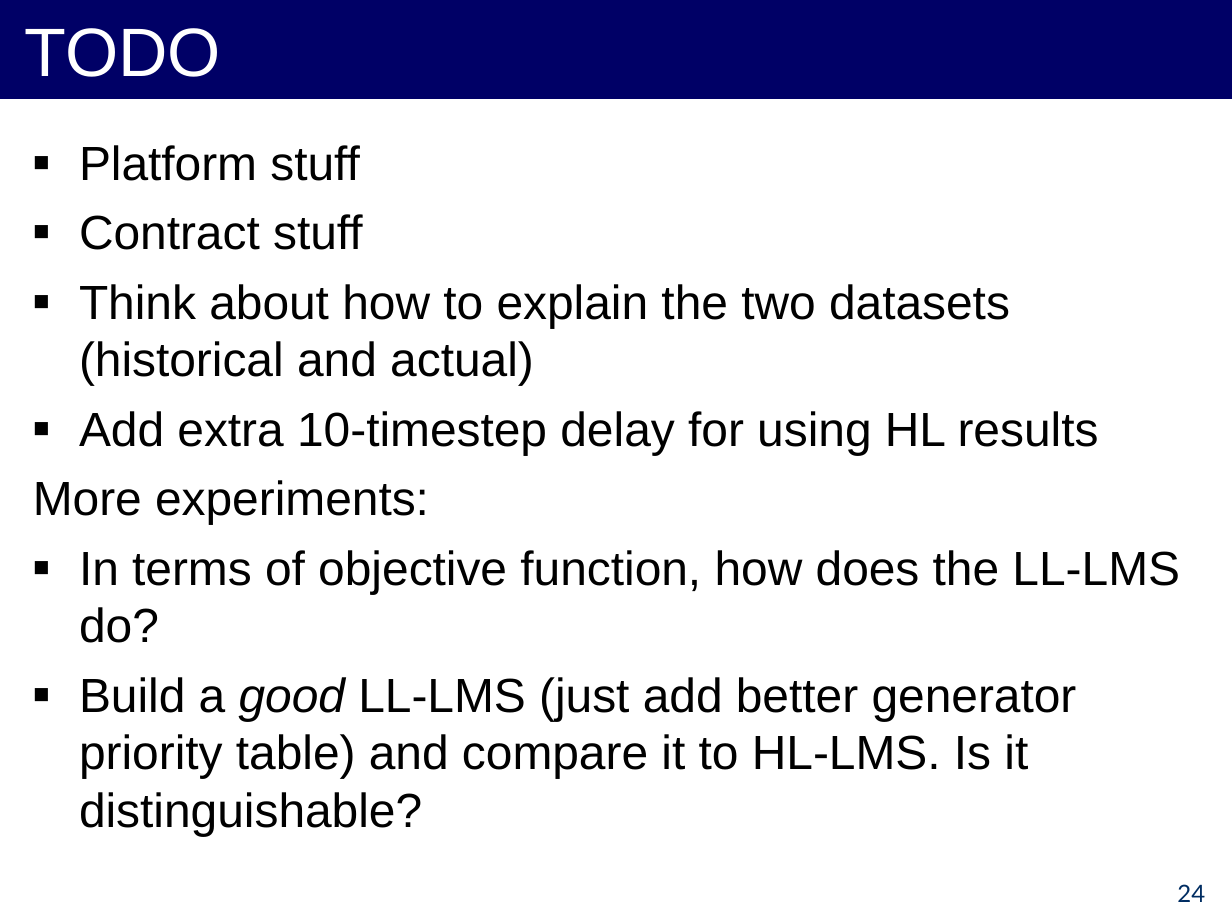
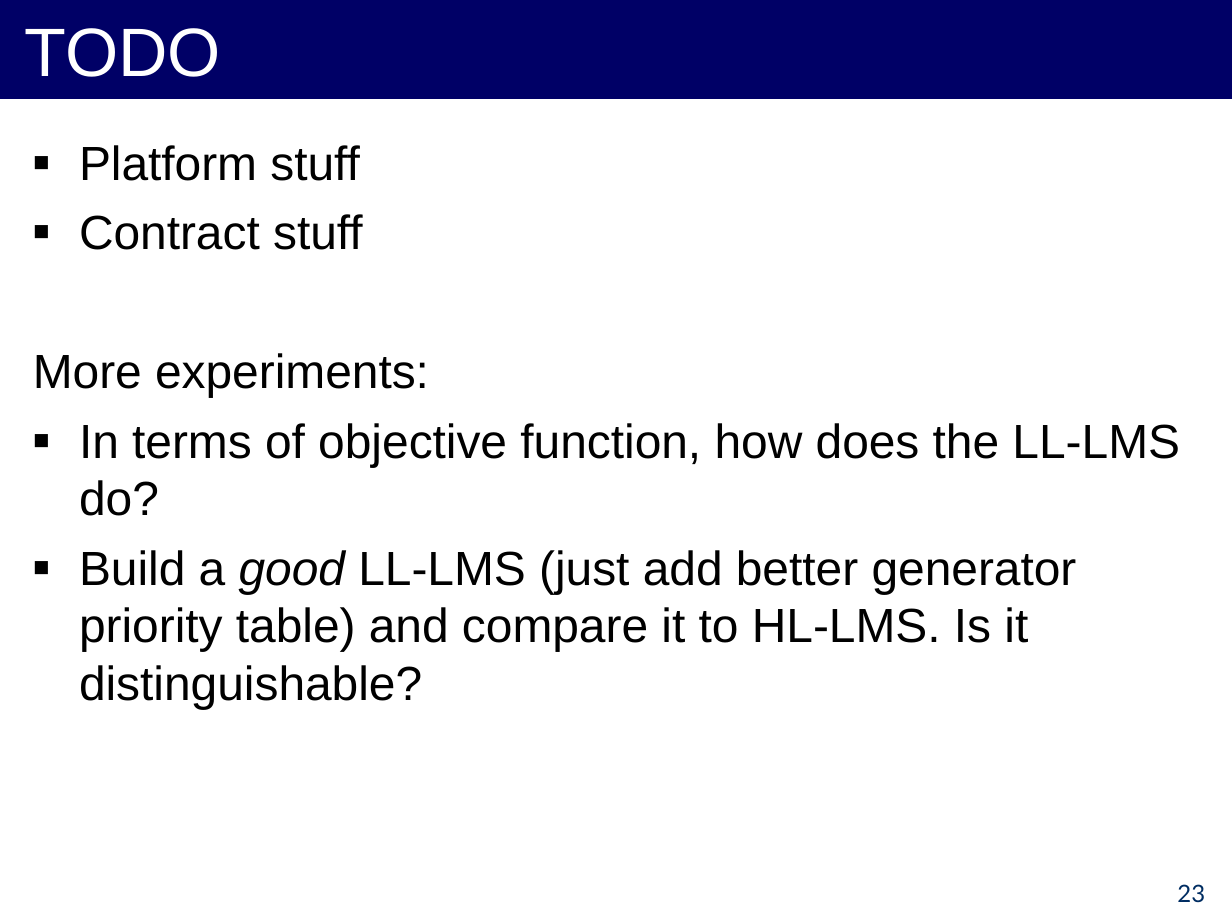
Before and after one commit to forresti/optimal_load_management, a slide deck: slide 23 of project/12-3-12_Presentation.ppt (slide 24 before the commit). Drawn at 1232x924 pixels with LibreOffice and Linux fonts; fonts in the diff are those of the drawing. Boxes give left, top, right and bottom in pixels: in the first picture for what was removed or moved away, otherwise in the second. Text is boxed around its words. In the diff, an @@ line names an element or a change of style, - is before the commit and + after.

```diff
--- a/project/12-3-12_Presentation.ppt
+++ b/project/12-3-12_Presentation.ppt
@@ text at (79,284,1099,455): paragraphs removed @@
-▪ Think about how to explain the two datasets (historical and actual)
-▪ Add extra 10-timestep delay for using HL results
@@ page number at (1177,884,1205,902): text changed @@
-24
+23
```
Also in this commit, not shown: 13 other slides changed, 5 slides added, 6 slides removed, 7 other files.
